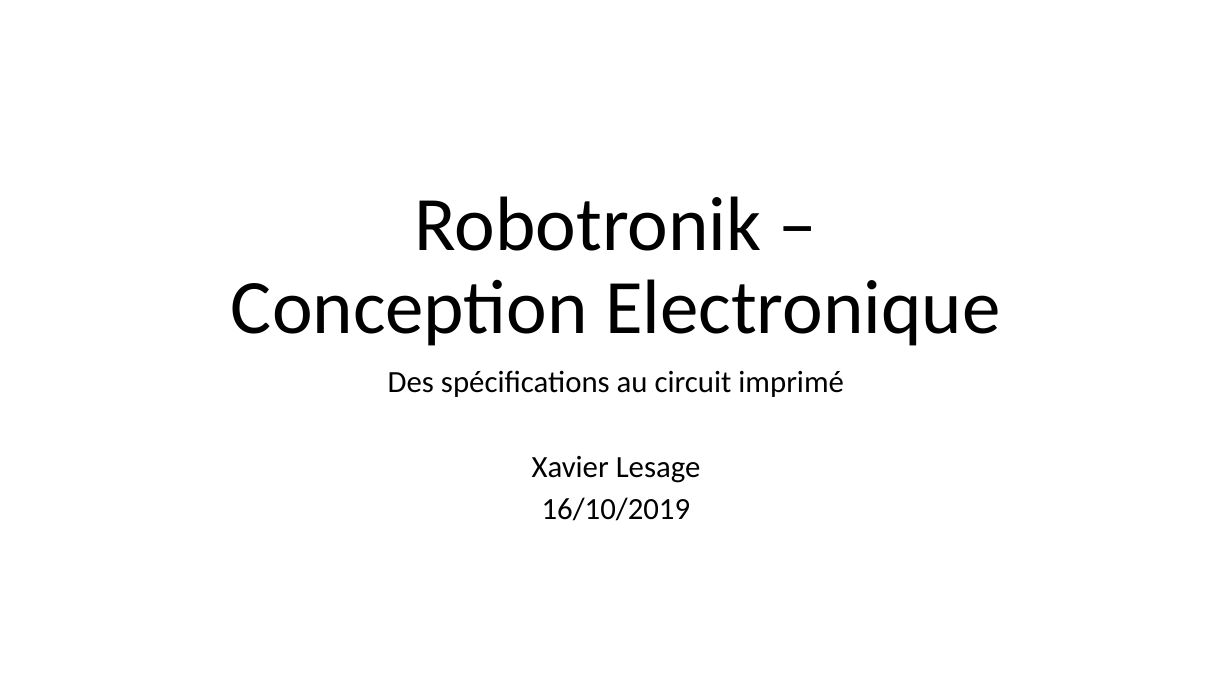
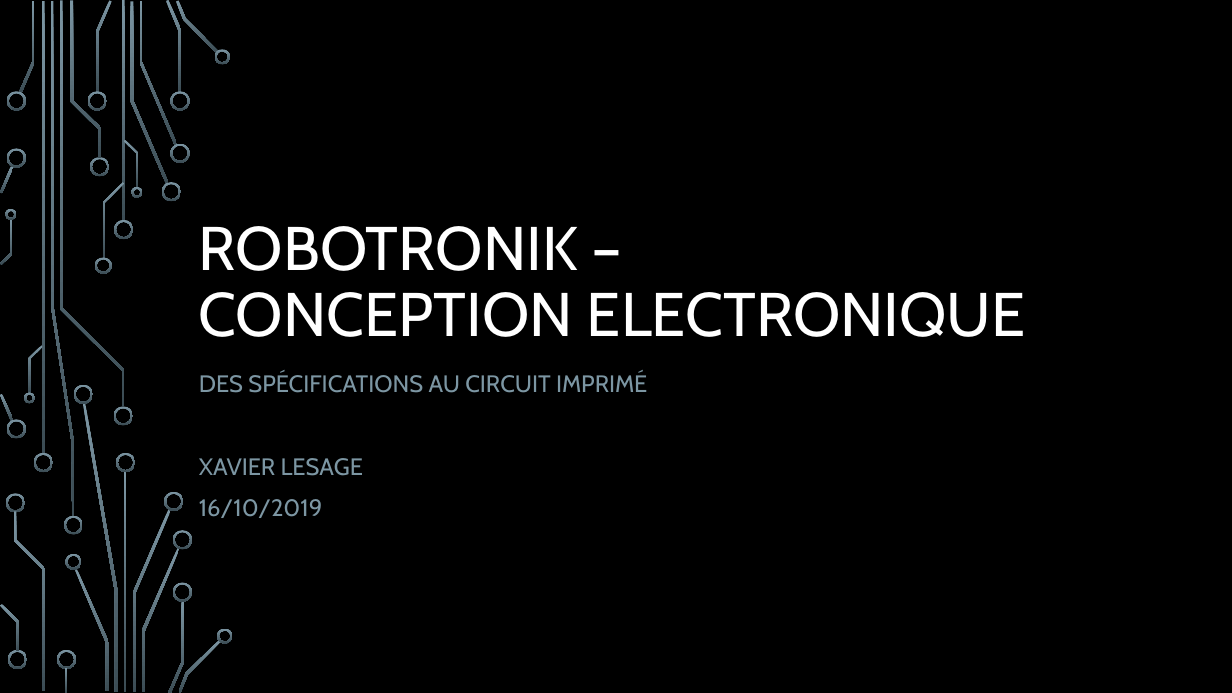
Before and after one commit to robotronik/conferences, a slide deck: slide 1 of Conc_elec/pres/Conception_Elec.pptx. Drawn at 1232x693 pixels with LibreOffice and Linux fonts; fonts in the diff are those of the drawing; background and template pictures are left out. Boxes give left, top, right and bottom in pixels: in the first picture for what was removed or moved away, otherwise in the second. Text is boxed around its words. In the diff, an @@ line names an element or a change of style, - is before the commit and + after.

```diff
--- a/Conc_elec/pres/Conception_Elec.pptx
+++ b/Conc_elec/pres/Conception_Elec.pptx
@@ background #FFFFFF to picture (left out) @@
@@ title at <box>199,226,1026,337</box>: text changed; size 60 to 48 pt; font Calibri to Cabin; text colour #000000 to #FFFFFF @@
-Robotronik –
-Conception Electronique
+ROBOTRONIK –
+CONCEPTION ELECTRONIQUE
@@ subtitle "DES SPÉCIFICATIONS AU CIRCUIT IMPRIMÉ": place and size @@
-subtitle "DES SPÉCIFICATIONS AU CIRCUIT IMPRIMÉ" at <box>388,370,844,521</box>
+subtitle "DES SPÉCIFICATIONS AU CIRCUIT IMPRIMÉ" at <box>199,371,647,518</box>
@@ subtitle at <box>199,371,647,476</box>: text changed; size 24 to 18.5 pt; font Calibri to Cabin; text colour #000000 to #7C96A3 @@
-Des spécifications au circuit imprimé
-Xavier Lesage
+DES SPÉCIFICATIONS AU CIRCUIT IMPRIMÉ
+XAVIER LESAGE
@@ subtitle at <box>199,499,323,518</box>: size 24 to 18.5 pt, font Calibri to Cabin, text colour #000000 to #7C96A3 in "16/10/2019"; alignment centre to left; line spacing 0.8 to 1 @@
@@ group added at <box>0,0,233,693</box>: 50 freeform shapes, 4 rectangles @@
```
Also in this commit, not shown: 2 other slides changed, 18 slides added, 7 slides removed, 21 other files.
